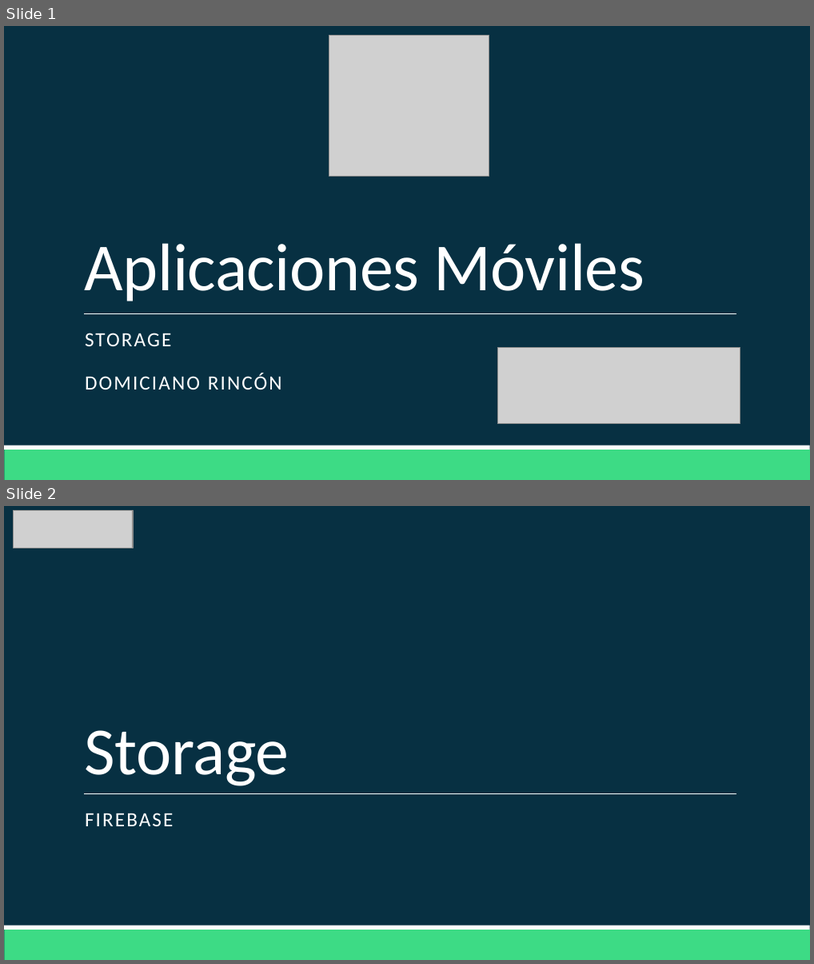
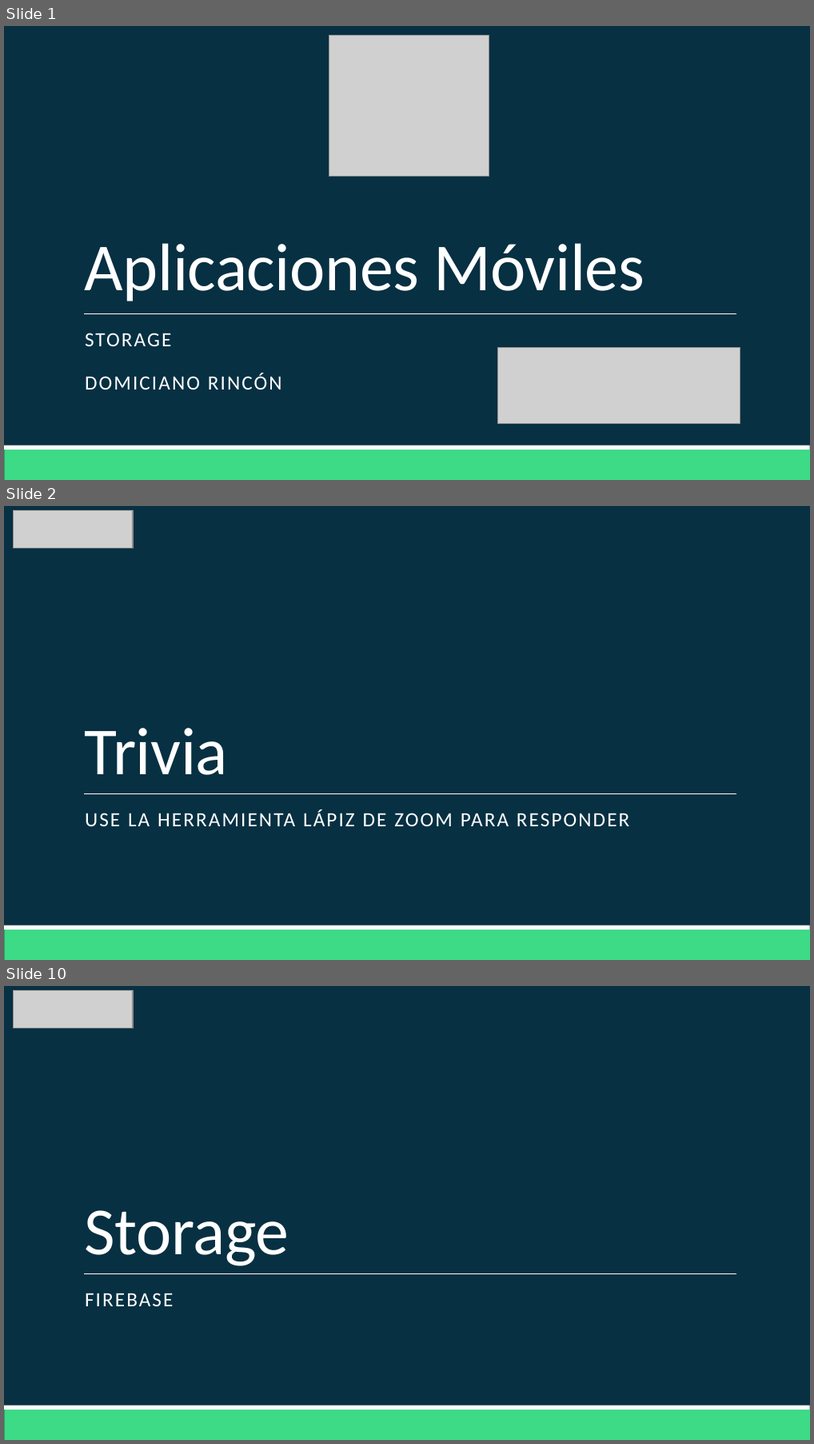
Before and after one commit to Domiciano/AppMoviles201, a slide deck: Clase 13/Clase 13.pptx. Shown one above the other, each under a label of ours: slides 1 and 2 before the commit, slides 1, 2 and 10 after it; the slides between them are not shown. The pictures are 814x964 and 814x1444 pixels, drawn with LibreOffice and Linux fonts; fonts in the diff are those of the drawing; grey boxes stand for pictures. Boxes give left, top, right and bottom in pixels: in the first picture for what was removed or moved away, otherwise in the second. Text is boxed around its words. In the diff, an @@ line names an element or a change of style, - is before the commit and + after.

```diff
--- a/Clase 13/Clase 13.pptx
+++ b/Clase 13/Clase 13.pptx
@@ slide 2 added at (4,506,810,960), background #073042; not listed: 3 template elements that a slide beside it also shows @@
@@ picture added at (14,510,133,548) @@
@@ title added at (85,728,228,775), 60 pt, text #FFFFFF @@
+Trivia
@@ subtitle added at (85,809,630,826), 18 pt, text #FFFFFF @@
+USE LA HERRAMIENTA LÁPIZ DE ZOOM PARA RESPONDER
@@ what was slide 2 is now slide 10 @@
```
Also in this commit, not shown: 11 other slides added, 49 other files.
